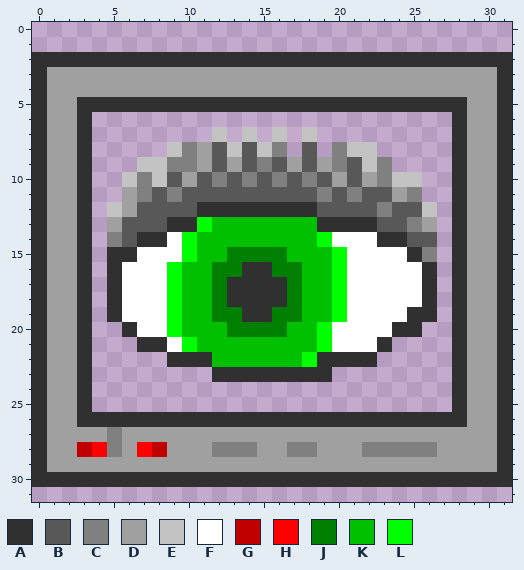
Pixel-art sprite: krfb/hi32-app-krfb.png. The picture above was drawn from the file before the commit.
The file is 32x32 pixels.
Palette (. is transparent): A #303030  B #585858  C #808080  D #a0a0a0  E #c3c3c3  F #ffffff  G #c00000  H #ff0000  J #008000  K #00c000  L #00ff00
Pixels before, first column x 0:
 2 AAAAAAAAAAAAAAAAAAAAAAAAAAAAAAAA
 3 ADDDDDDDDDDDDDDDDDDDDDDDDDDDDDDA
 4 ADDDDDDDDDDDDDDDDDDDDDDDDDDDDDDA
 5 ADDAAAAAAAAAAAAAAAAAAAAAAAAAADDA
 6 ADDA........................ADDA
 7 ADDA........E.E.E.E.........ADDA
 8 ADDA.....ECDBEBEC.B.CEE.....ADDA
 9 ADDA...EECCDBDBCBDBDCBEC....ADDA
10 ADDA..ECEBDBCBCBCBCBDBDCEE..ADDA
11 ADDA..DCBCBBBBBBBBBCBCBBDC..ADDA
12 ADDA.EDBBBBAAAAAAAABBBBCBBE.ADDA
13 ADDA.DBBBAALKKKKKKKAAAABBCD.ADDA
14 ADDA.CBAAFLKKKKKKKKLFFFAABB.ADDA
15 ADDA.AAFFFLKKJJJJKKKLFFFFAC.ADDA
16 ADDA.AFFFLKKJJAAJJKKLFFFFFA.ADDA
17 ADDA.AFFFLKKJAAAAJKKLFFFFFA.ADDA
18 ADDA.AFFFLKKJAAAAJKKLFFFFFA.ADDA
19 ADDA.AFFFLKKJJAAJJKKLFFFFAA.ADDA
20 ADDA..AFFLKKKJJJJKKLFFFFAA..ADDA
21 ADDA...AAFLKKKKKKKKLFFFA....ADDA
22 ADDA.....AAAKKKKKKLAAAA.....ADDA
23 ADDA........AAAAAAAA........ADDA
24 ADDA........................ADDA
25 ADDA........................ADDA
26 ADDAAAAAAAAAAAAAAAAAAAAAAAAAADDA
27 ADDDDCDDDDDDDDDDDDDDDDDDDDDDDDDA
28 ADDGHCDHGDDDCCCDDCCDDDCCCCCDDDDA
29 ADDDDDDDDDDDDDDDDDDDDDDDDDDDDDDA
30 AAAAAAAAAAAAAAAAAAAAAAAAAAAAAAAA
After:
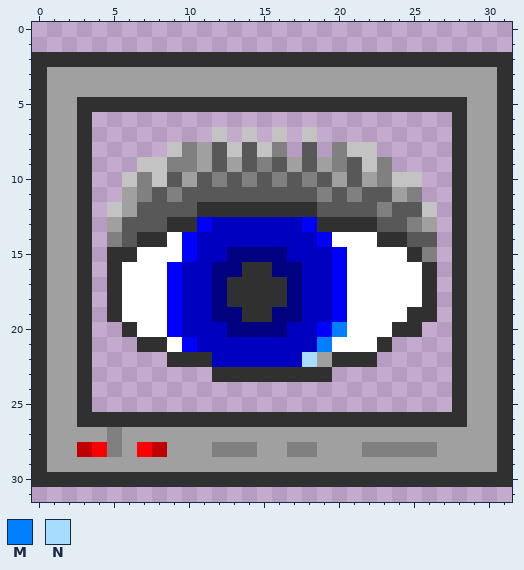
Colours new in this view: M #0080ff  N #a8dcff
Diff:
Colour J changes from #008000 to #000080.
Colour K changes from #00c000 to #0000c0.
Colour L changes from #00ff00 to #0000ff.
The edit turns colour A into colour D in row 22 at x 19.
The edit turns colour K into colour L in row 13 at x 18.
The edit turns colour F into colour M in row 20 at x 20.
The edit turns colour L into colour M in row 21 at x 19.
The edit turns colour L into colour N in row 22 at x 18.
Changed places in both pictures, as pixel boxes (x1, y1, x2, y2):
changed: (167, 217, 347, 367)
